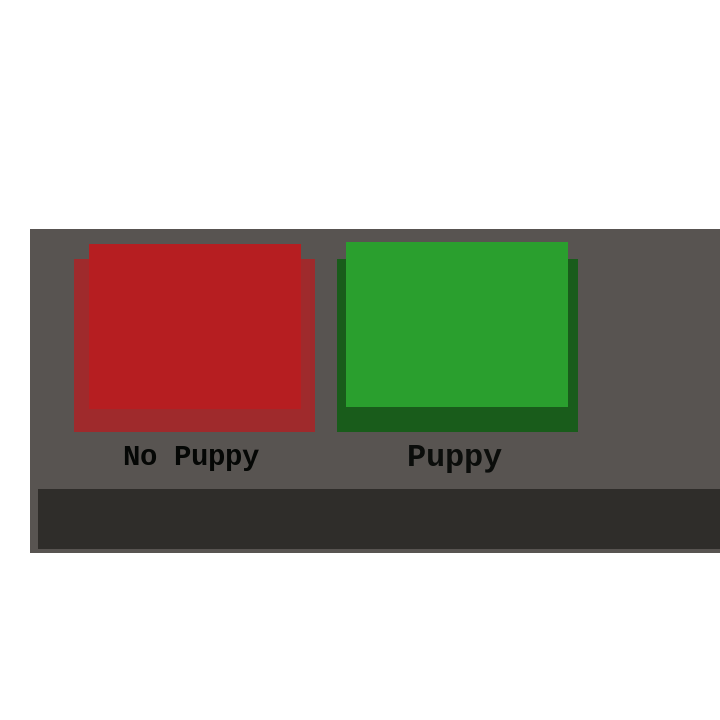
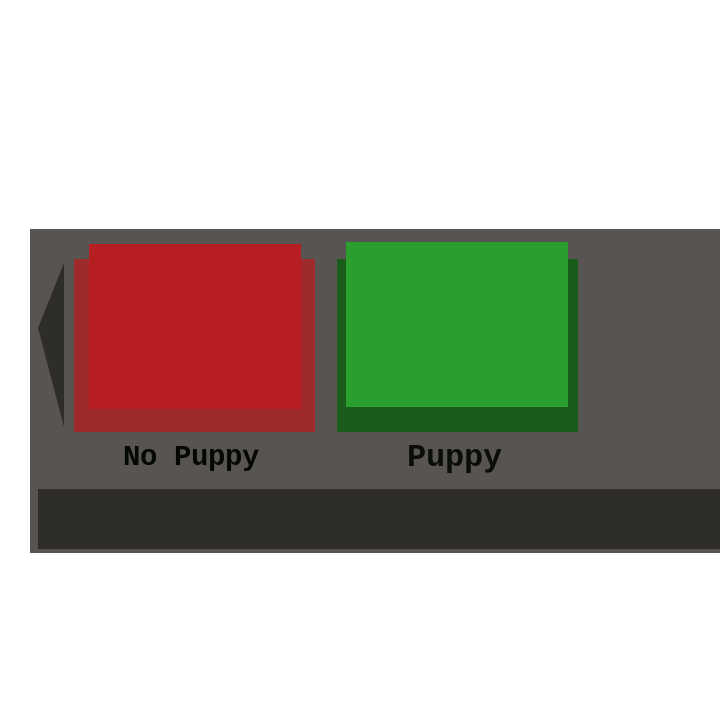
The second 720px x 720px image is a revision of the first. Changes to its layers:
added layer "Arrow" above "Puppy" over [38, 263, 64, 427]
